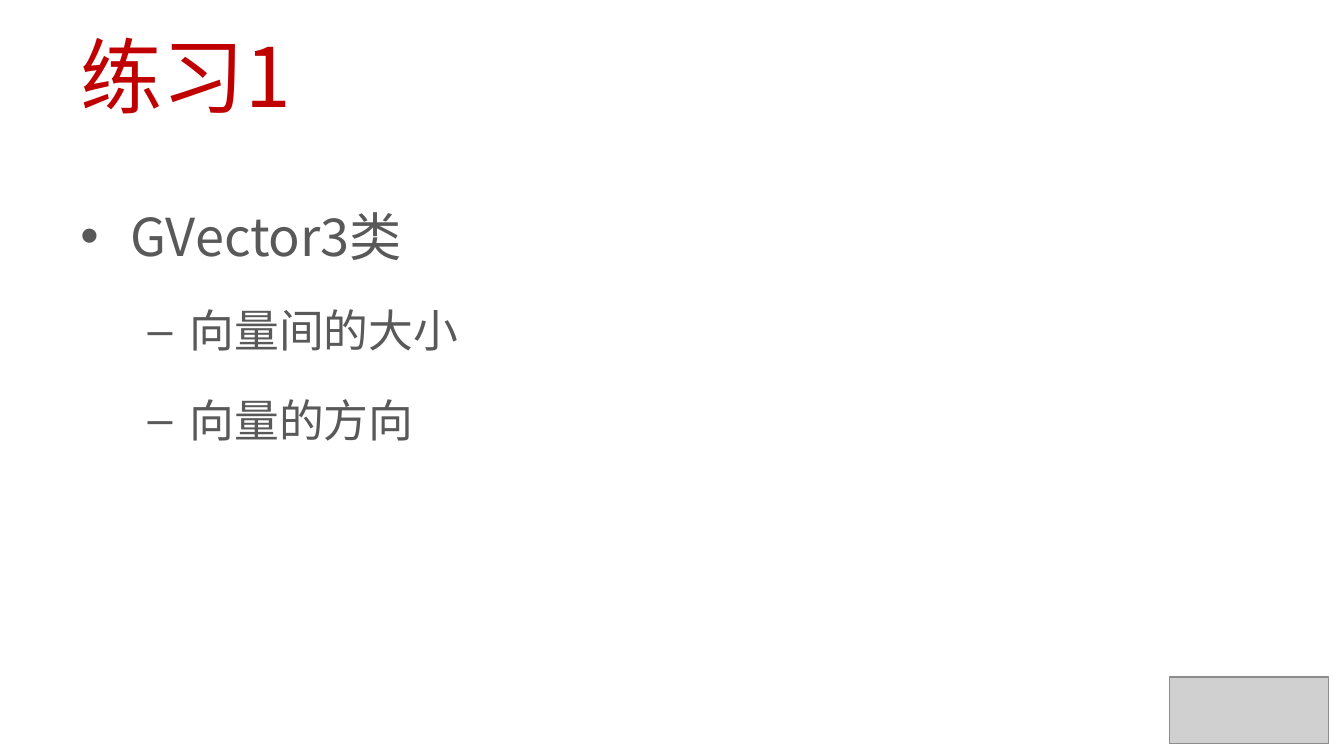
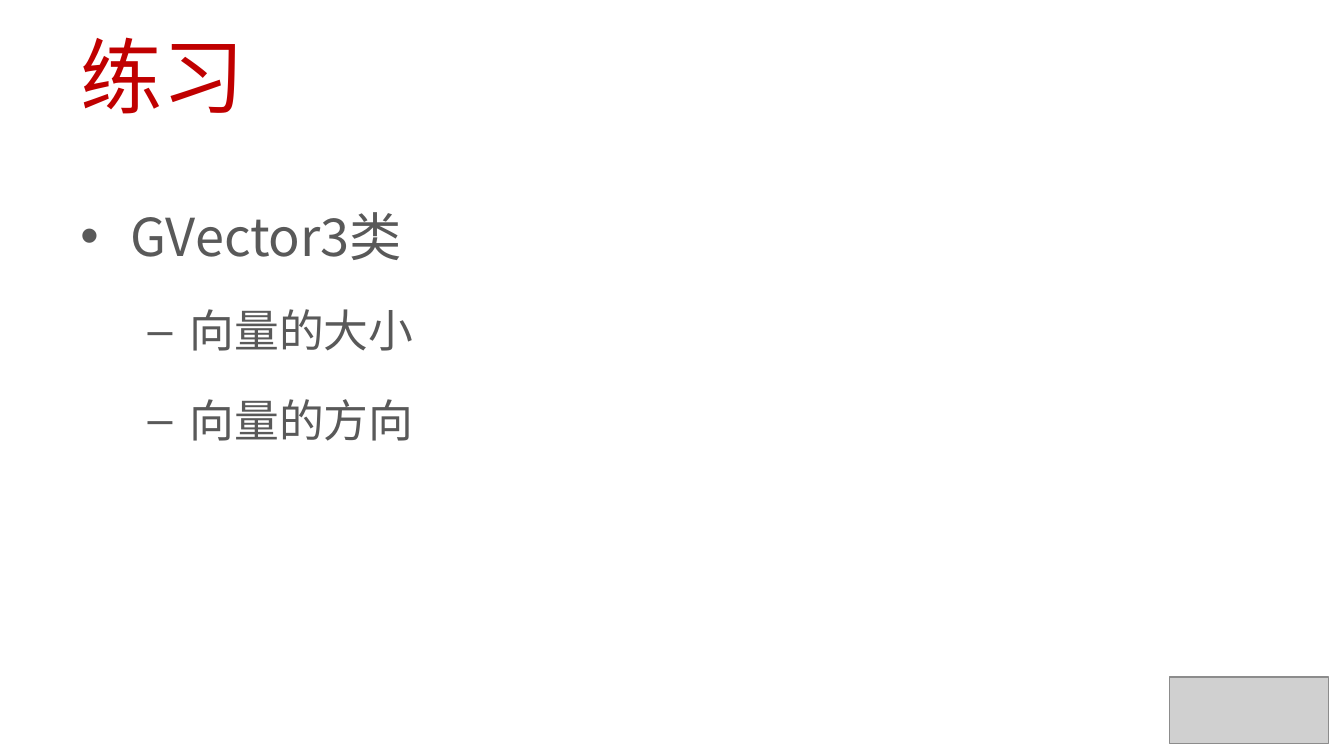
Before and after one commit to 0000duck/ComputerGraphicsBasics, a slide deck: slide 3 of PPT/C++练习.pptx. Drawn at 1344x756 pixels with LibreOffice and Linux fonts; fonts in the diff are those of the drawing; grey boxes stand for pictures. Boxes give left, top, right and bottom in pixels: in the first picture for what was removed or moved away, otherwise in the second. Text is boxed around its words. In the diff, an @@ line names an element or a change of style, - is before the commit and + after.

```diff
--- a/PPT/C++练习.pptx
+++ b/PPT/C++练习.pptx
@@ title at [81,37,245,114]: text changed @@
-练习1
+练习
@@ text at [190,309,414,351]: text changed @@
-  – 向量间的大小
+  – 向量的大小
```
Also in this commit, not shown: 1 other slide changed, 5 slides added, 2 other files.
